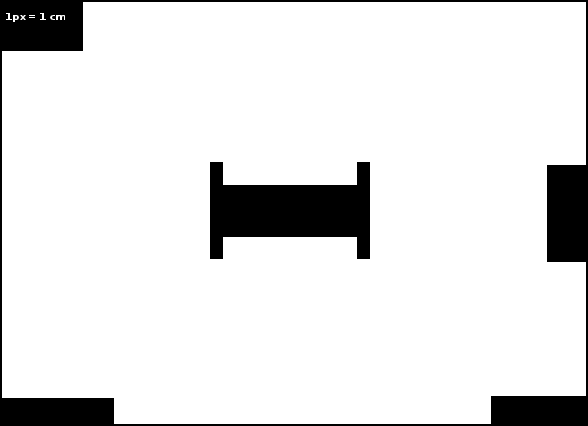
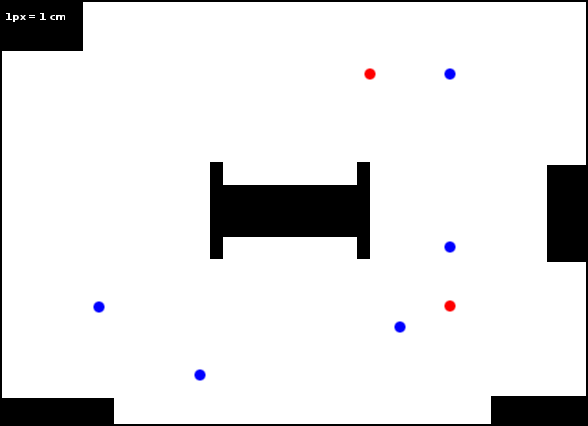
Layer changes from the first 588×426 image to the second:
renamed "New Layer" to "waypoints", moved it above "1px = 1 cm", painted on it over [93, 68, 456, 381]
renamed "New Layer#1" to "obstacles", painted on it over [93, 68, 456, 381]
